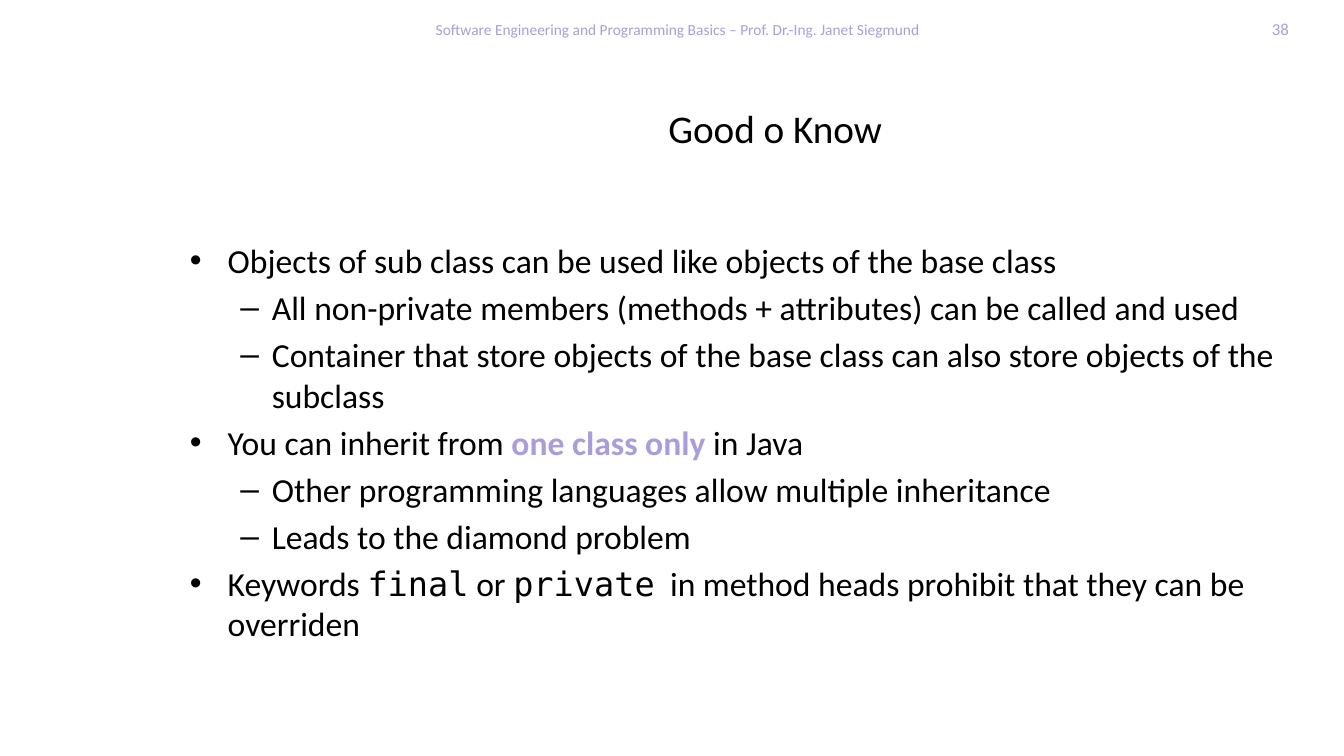
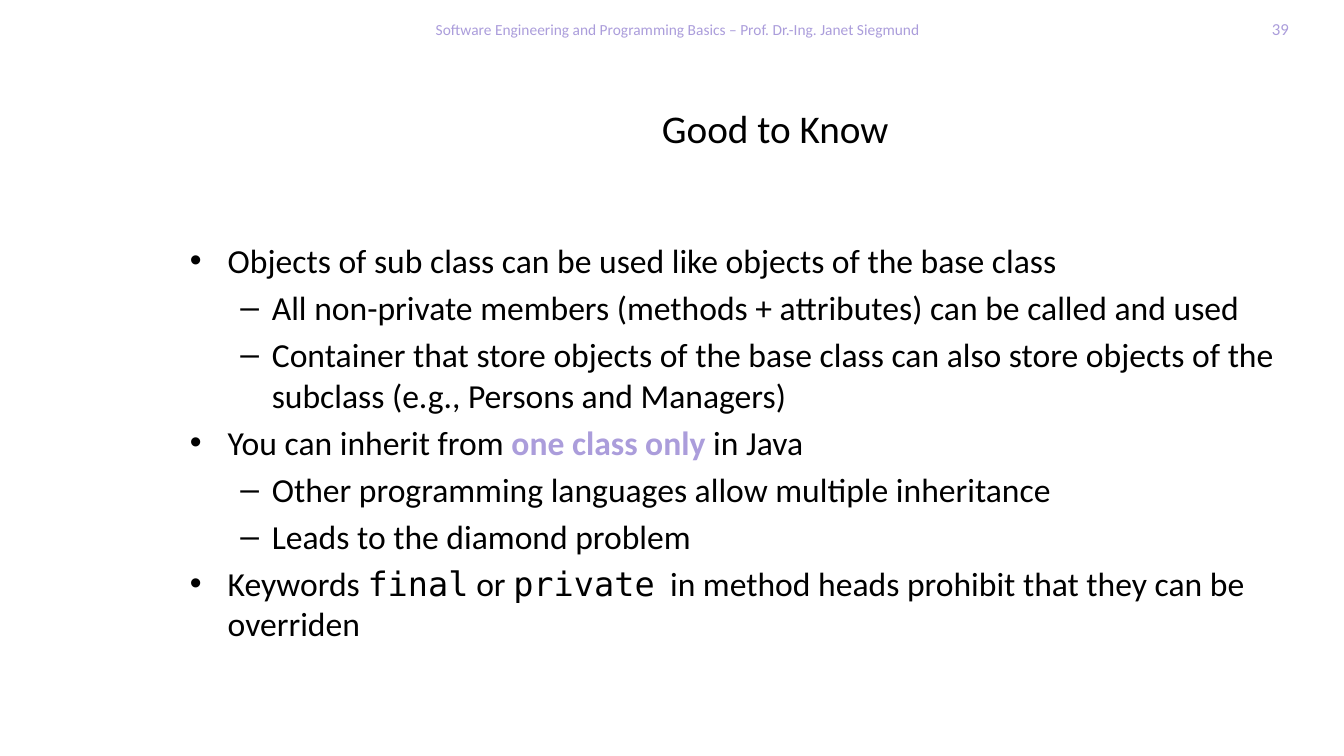
Before and after one commit to feigensp/lehre, a slide deck: slide 39 of se_prog/slides/09_Polymorphism.pptx (slide 38 before the commit). Drawn at 1344x756 pixels with LibreOffice and Linux fonts; fonts in the diff are those of the drawing; background and template pictures are left out. Boxes give left, top, right and bottom in pixels: in the first picture for what was removed or moved away, otherwise in the second. Text is boxed around its words. In the diff, an @@ line names an element or a change of style, - is before the commit and + after.

```diff
--- a/se_prog/slides/09_Polymorphism.pptx
+++ b/se_prog/slides/09_Polymorphism.pptx
@@ page number at [1272,24,1289,35]: text changed @@
-38
+39
@@ title at [662,115,889,144]: text changed @@
-Good o Know
+Good to Know
@@ text at [272,343,1274,414]: text changed @@
-  – Container that store objects of the base class can also store objects of the subclass
+  – Container that store objects of the base class can also store objects of the subclass (e.g., Persons and Managers)
```
Also in this commit, not shown: 15 other slides changed, 1 slide added, 3 other files.
